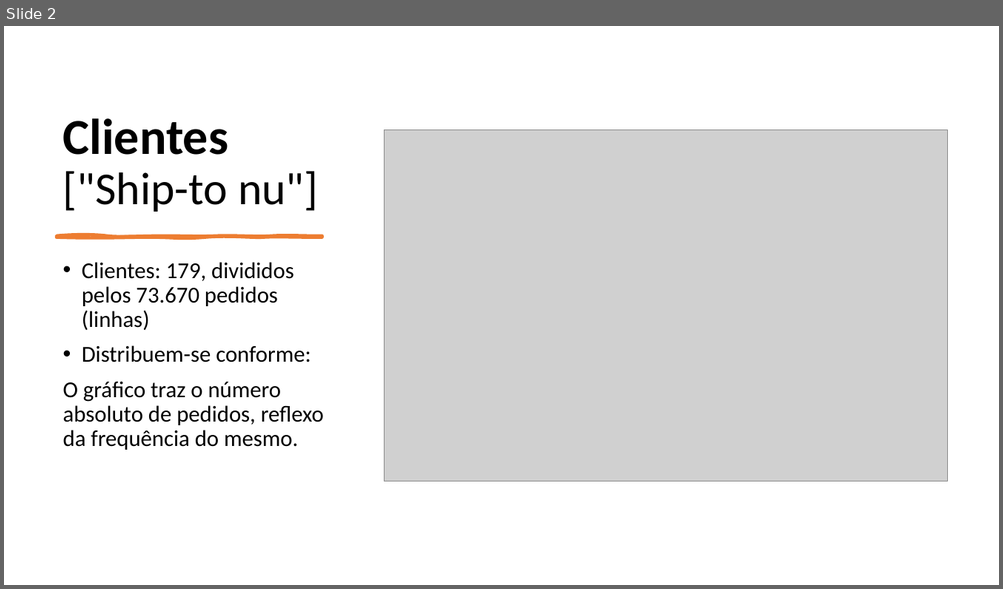
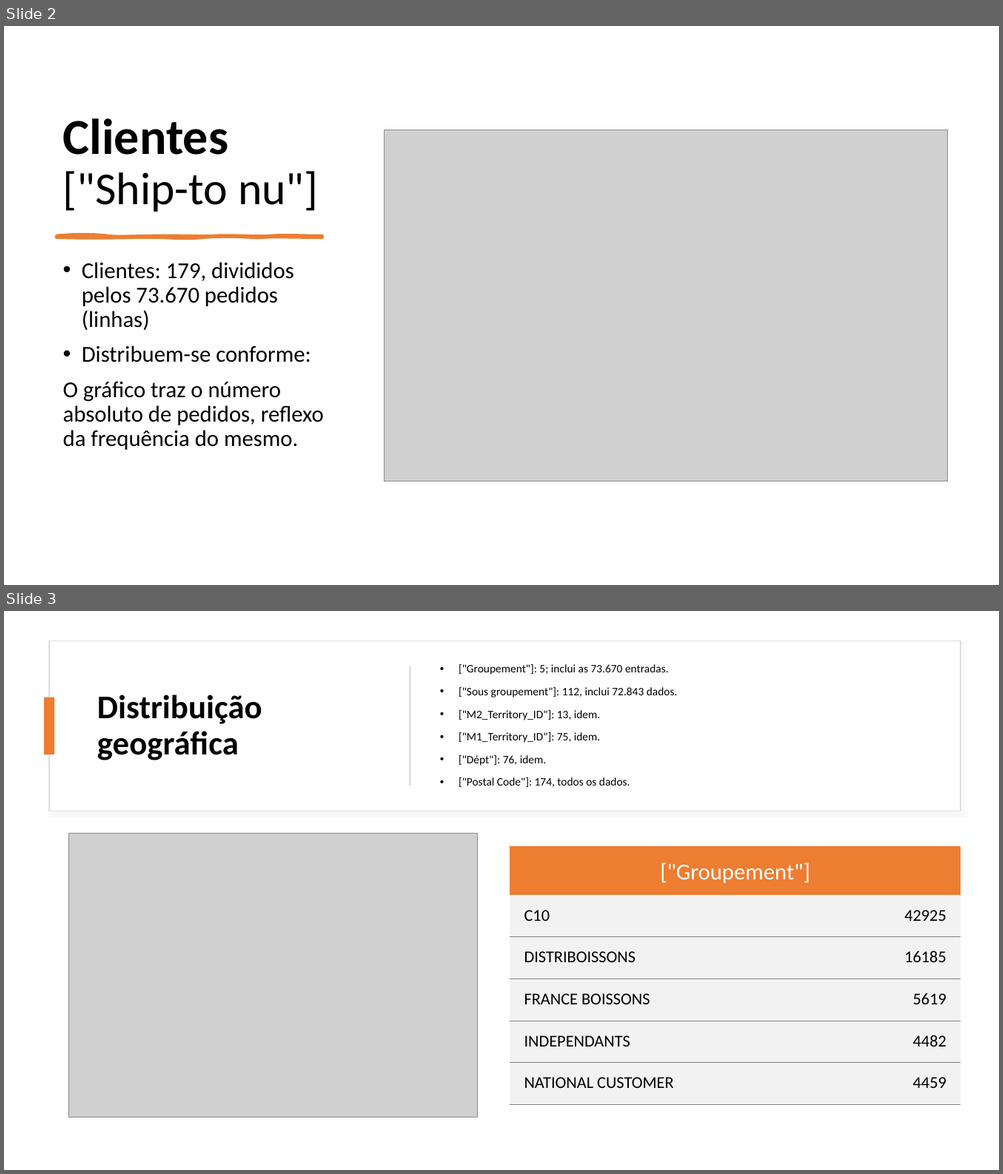
Before and after one commit to brenoccosta/ABIAcademyHack, a slide deck: Apresentação1.pptx. Shown one above the other, each under a label of ours: slide 2 before the commit, slides 2 and 3 after it. The pictures are 1003x589 and 1003x1174 pixels, drawn with LibreOffice and Linux fonts; fonts in the diff are those of the drawing; grey boxes stand for pictures. Boxes give left, top, right and bottom in pixels: in the first picture for what was removed or moved away, otherwise in the second. Text is boxed around its words. In the diff, an @@ line names an element or a change of style, - is before the commit and + after.

```diff
--- a/Apresentação1.pptx
+++ b/Apresentação1.pptx
@@ slide 3 added at (4,611,999,1170), background #FFFFFF @@
@@ rectangle added at (50,641,961,811), fill #FFFFFF, outline #DEDEDE 1 pt @@
@@ rectangle added at (409,667,410,786), fill #D5D5D5 @@
@@ text added at (458,664,677,787), 11 pt, text #000000 @@
+• ["Groupement"]: 5; inclui as 73.670 entradas.
+• ["Sous groupement"]: 112, inclui 72.843 dados.
+• ["M2_Territory_ID"]: 13, idem.
+• ["M1_Territory_ID"]: 75, idem.
+• ["Dépt"]: 76, idem.
+• ["Postal Code"]: 174, todos os dados.
@@ rectangle added at (44,698,55,755), fill #ED7D31 @@
@@ title added at (97,695,262,760), 32 pt, text #000000, bold @@
+Distribuição geográfica
@@ picture added at (69,833,478,1118) @@
@@ table added at (510,847,961,1105), 6 rows, 2 columns @@
+["Groupement"] | 
+C10 | 42925
+DISTRIBOISSONS | 16185
+FRANCE BOISSONS | 5619
+INDEPENDANTS | 4482
+NATIONAL CUSTOMER | 4459
```
Also in this commit, not shown: 6 slides changed, 4 other slides added, 2 slides removed, 1 other file.
